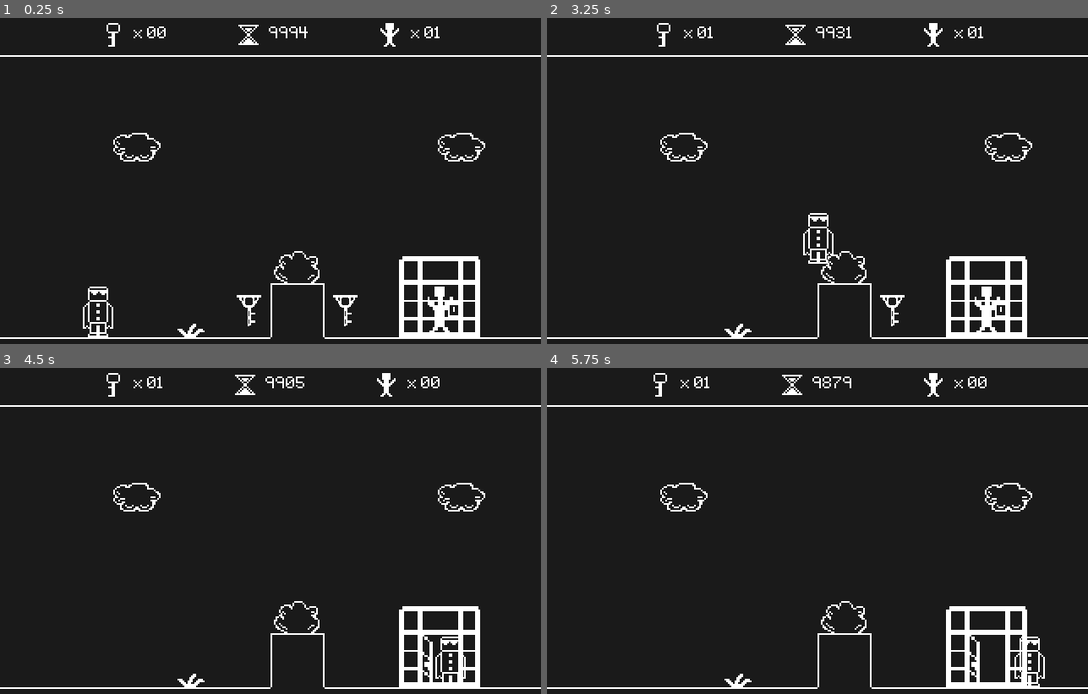
Above: before the commit, frames 1-4 (two rows, left to right).
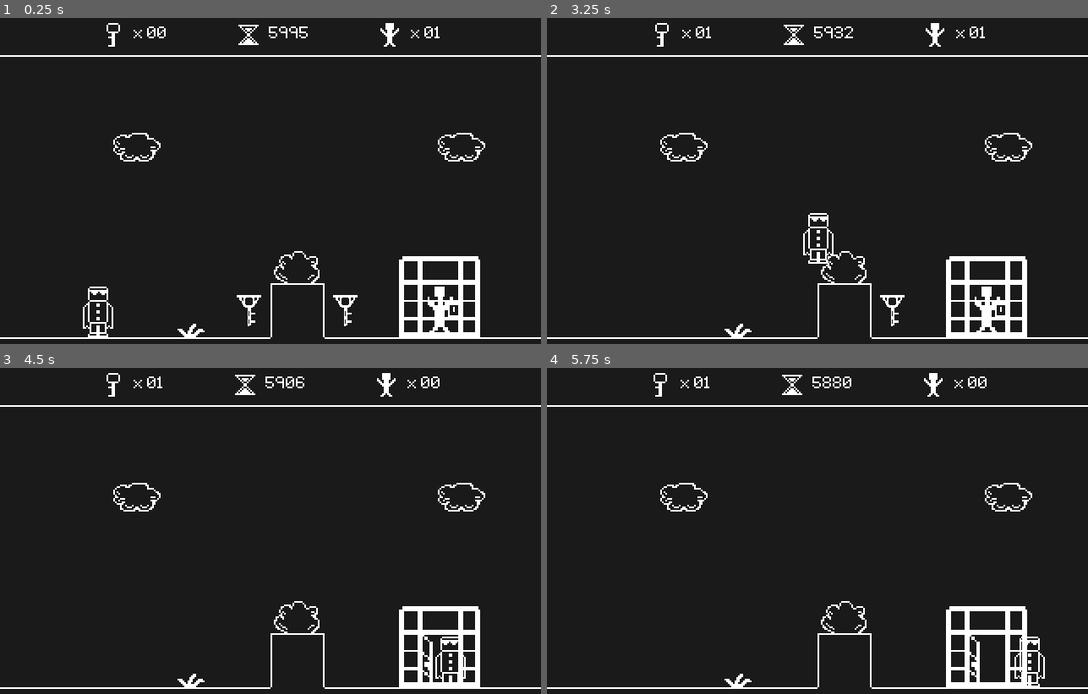
Above: after the commit, the same moments.

Repository: Kiel97/bialjam2019
Game: Godot game, scene res://Levels/Level.tscn
Same seed, same stepped clock (60 frames per second), same inputs: the game is played once before the commit and once after it.
Inputs:
- Up to frame 1 (0.25 s): no input
- Up to frame 2 (3.25 s): tap Enter at 0.5 s; hold Right (move_right) 0.53-2.03 s; tap Up (jump) at 0.77, 1.52, 3.02 s; hold Left (move_left) 2.03-2.78 s; hold Right (move_right) from 2.78 s (still down)
- Up to frame 3 (4.5 s): tap Up (jump) at 3.77 s; release Right (move_right) at 4.28 s; hold Left (move_left) from 4.28 s (still down)
- Up to frame 4 (5.75 s): tap Up (jump) at 4.52 s; release Left (move_left) at 5.03 s; hold Right (move_right) from 5.03 s (still down)

The runs differ from the first frame. In frame 1, less than 0.1% of the frame differs, in the area x 49-57%, y 2-7%; in frame 2, 0.5%, in the area x 20-81%, y 1-9%; in frame 3, less than 0.1%; in frame 4, less than 0.1%.

Commit message:
Adjusted level values

Diff:
--- a/Bialjam2019/Levels/Level.tscn
+++ b/Bialjam2019/Levels/Level.tscn
@@ -9,6 +9,8 @@
 
 [node name="Level" type="Node2D"]
 script = ExtResource( 1 )
+end_bottom = 252
+time_to_complete = 6000
 
 [node name="Misc" type="TileMap" parent="."]
 tile_set = ExtResource( 2 )
